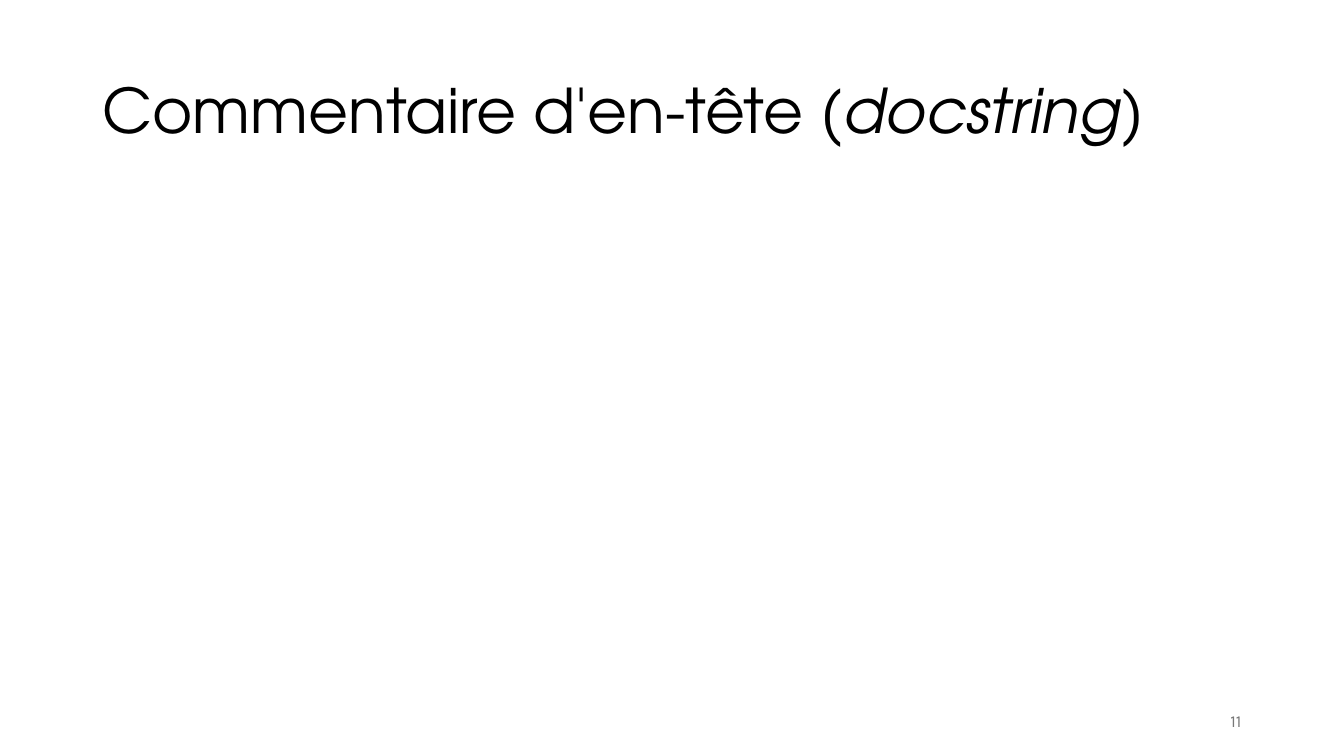
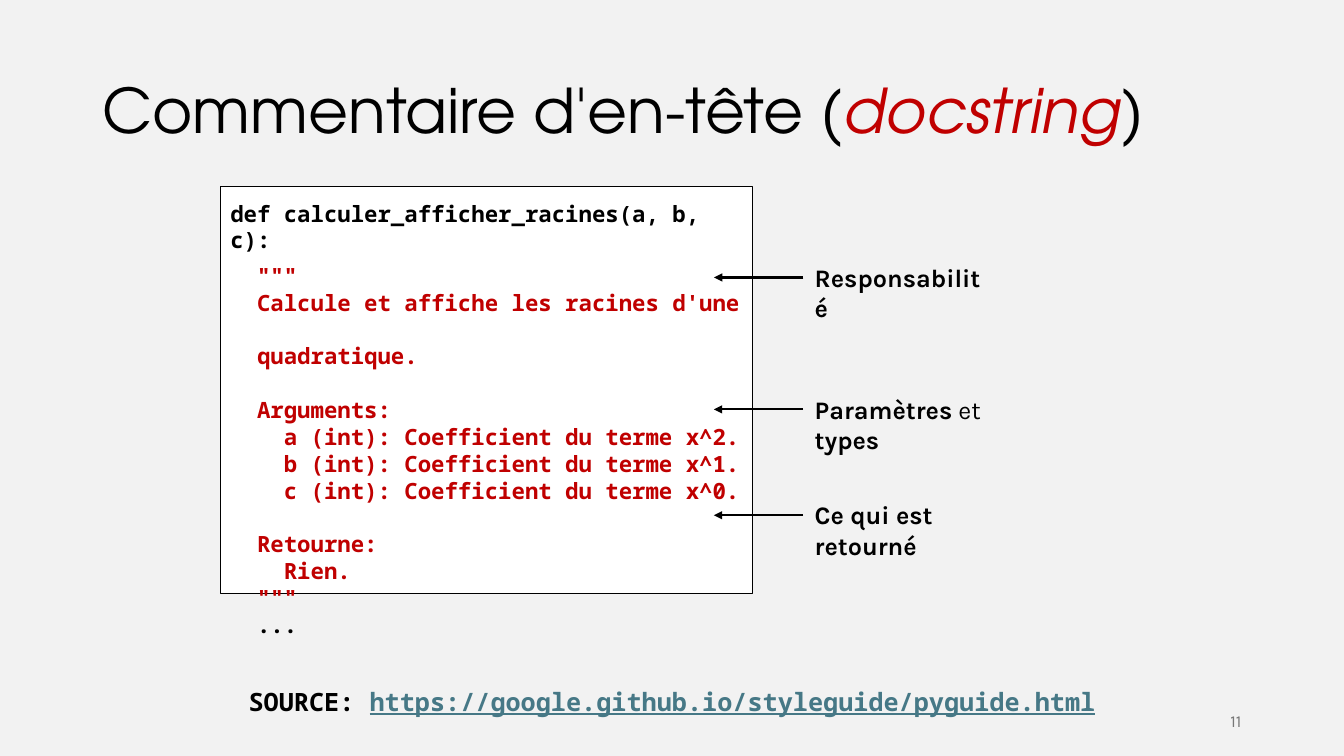
Before and after one commit to iannickgagnon/sagedays_iannick_2026, a slide deck: slide 11 of python_1/presentation_python_1.pptx. Drawn at 1344x756 pixels with LibreOffice and Linux fonts; fonts in the diff are those of the drawing. Boxes give left, top, right and bottom in pixels: in the first picture for what was removed or moved away, otherwise in the second. Text is boxed around its words. In the diff, an @@ line names an element or a change of style, - is before the commit and + after.

```diff
--- a/python_1/presentation_python_1.pptx
+++ b/python_1/presentation_python_1.pptx
@@ background #FFFFFF to #F2F2F2 @@
@@ title "Commentaire d'en-tête (docstring)" at [102,86,1143,147]: text colour #000000 to #C00000 in "(docstring)" @@
@@ rectangle added at [221,187,753,594], fill #FFFFFF, outline #000000 1 pt, 16 pt, text #C00000, bold @@
+def calculer_afficher_racines(a, b, c):
+"""
+Calcule et affiche les racines d'une
+quadratique.
+Arguments:
+a (int): Coefficient du terme x^2.
+b (int): Coefficient du terme x^1.
+c (int): Coefficient du terme x^0.
+Retourne:
+Rien.
+"""
+...
@@ text added at [805,257,999,297], 18 pt, text #000000, bold @@
+Responsabilité
@@ arrow added from (804, 277) to (714, 277), #000000 1.5 pt @@
@@ arrow added from (804, 409) to (714, 409), #000000 1.5 pt @@
@@ text added at [815,399,980,455], 18 pt, text #000000, bold @@
+Paramètres et types
@@ text added at [815,506,933,556], 18 pt, text #000000, bold @@
+Ce qui est retourné
@@ arrow added from (804, 515) to (714, 515), #000000 1.5 pt @@
@@ text added at [249,691,1096,717], 18 pt, text #467886, bold, underline @@
+SOURCE: https://google.github.io/styleguide/pyguide.html
```
Also in this commit, not shown: 3 other slides changed, 1 slide added.
